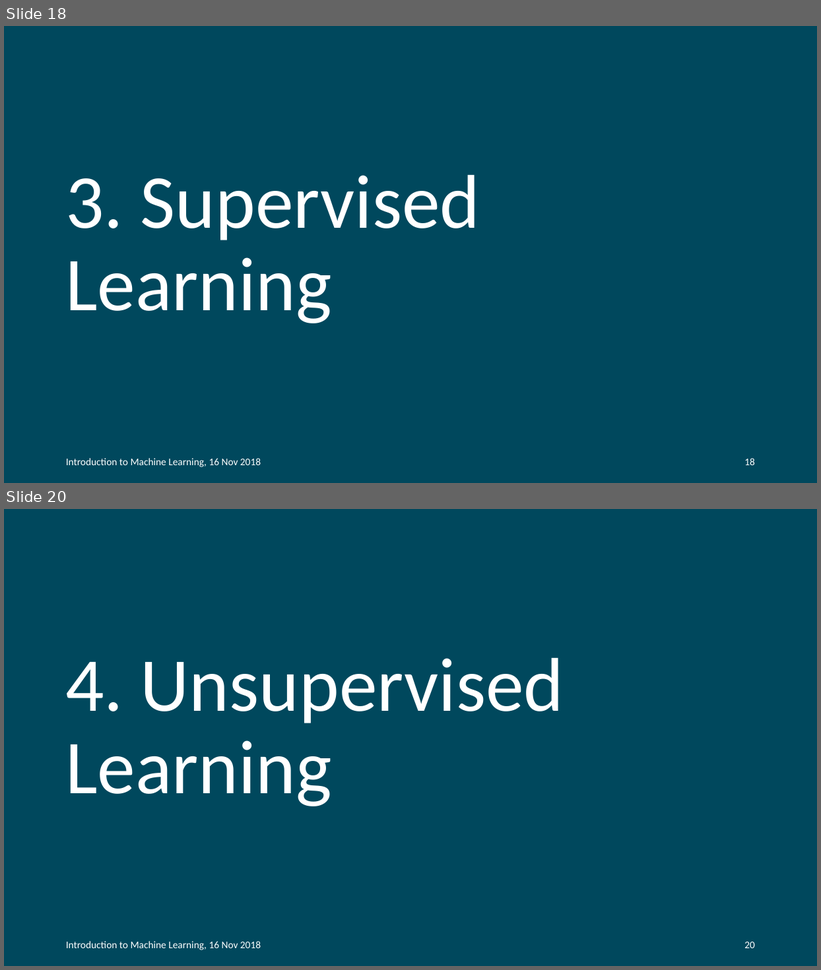
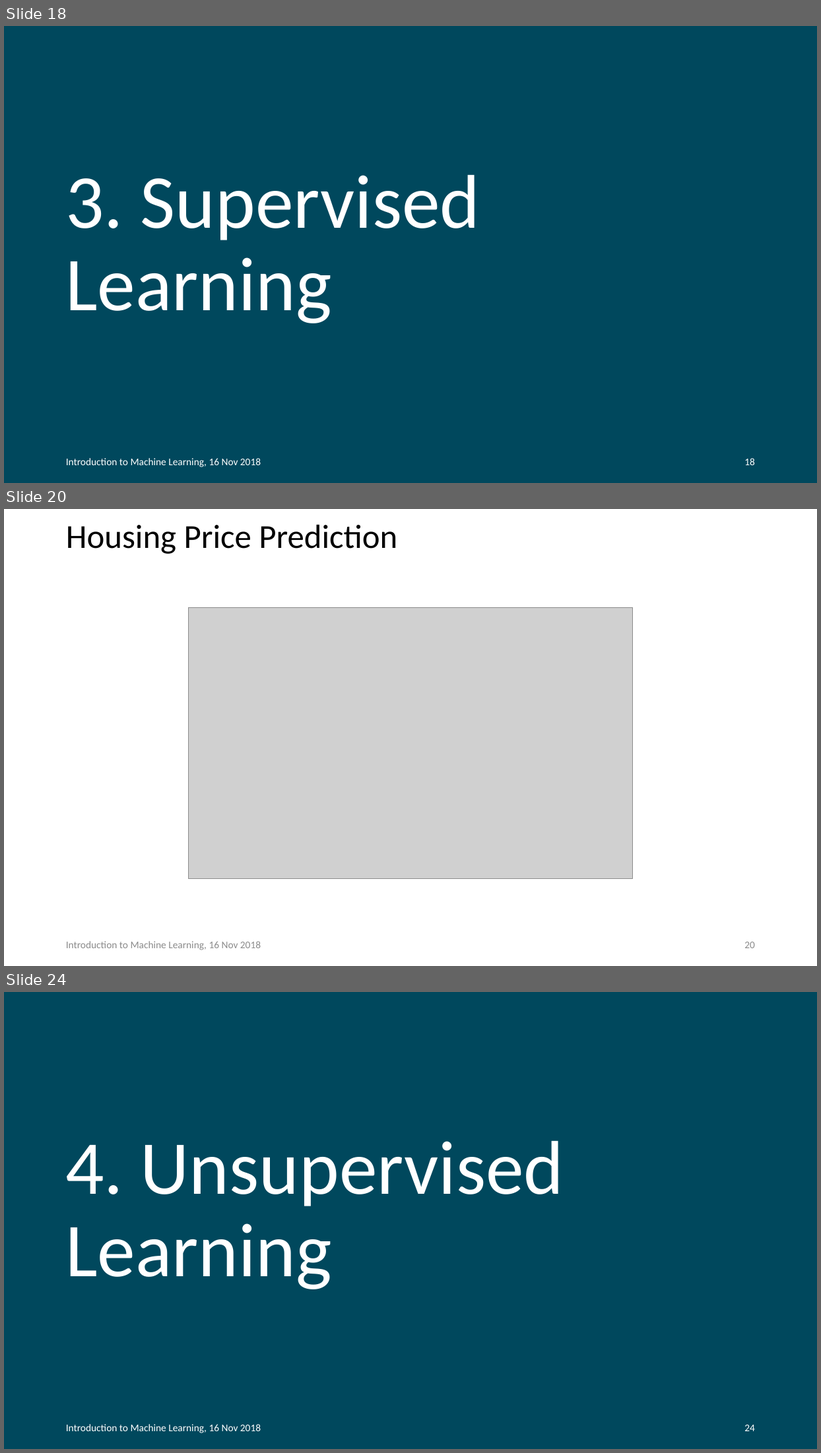
Before and after one commit to botterweck/research, a slide deck: presentations/2018-11-introductontomachinelearning/IntroML.pptx. Shown one above the other, each under a label of ours: slides 18 and 20 before the commit, slides 18, 20 and 24 after it; the slides between them are not shown. The pictures are 821x970 and 821x1453 pixels, drawn with LibreOffice and Linux fonts; fonts in the diff are those of the drawing; grey boxes stand for pictures. Boxes give left, top, right and bottom in pixels: in the first picture for what was removed or moved away, otherwise in the second. Text is boxed around its words. In the diff, an @@ line names an element or a change of style, - is before the commit and + after.

```diff
--- a/presentations/2018-11-introductontomachinelearning/IntroML.pptx
+++ b/presentations/2018-11-introductontomachinelearning/IntroML.pptx
@@ slide 20 added at [4, 509, 817, 966], background #FFFFFF @@
@@ title added at [66, 524, 397, 554], 39.6 pt, text #000000 @@
+Housing Price Prediction
@@ picture added at [188, 607, 633, 879] @@
@@ text added at [66, 941, 261, 951], 12 pt, text #8C8C8C @@
+Introduction to Machine Learning, 16 Nov 2018
@@ page number added at [745, 942, 755, 949], 12 pt, text #8C8C8C @@
+20
@@ what was slide 20 is now slide 24 @@
@@ page number at [745, 1425, 755, 1432]: text changed @@
-20
+24
```
Also in this commit, not shown: 4 slides changed, 4 other slides added, 4 other files.
